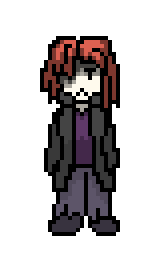
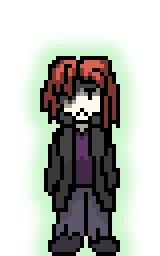
Revision of a layered 160×256 image; what changed, layer by layer:
painted on "Background" over (40, 36, 120, 256)
painted on "New Layer" over (44, 36, 116, 252)
added layer "Infected Glow" (20%) over (20, 36, 140, 256)
